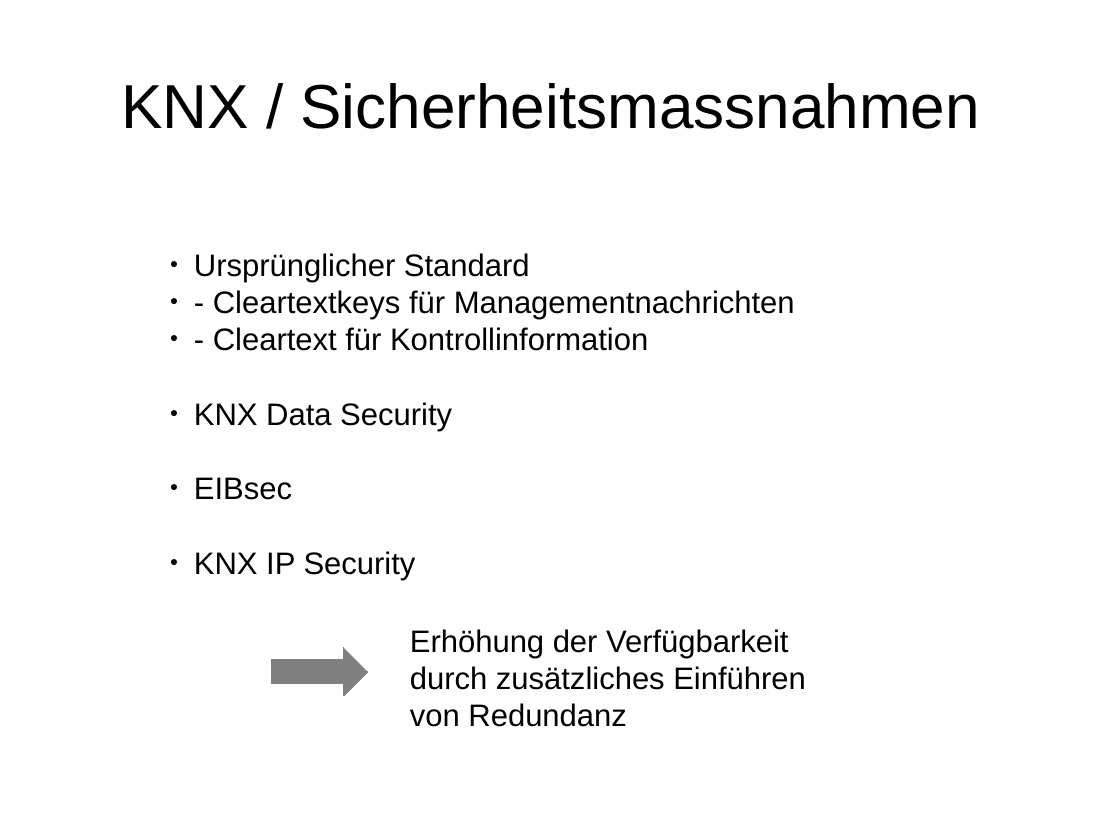
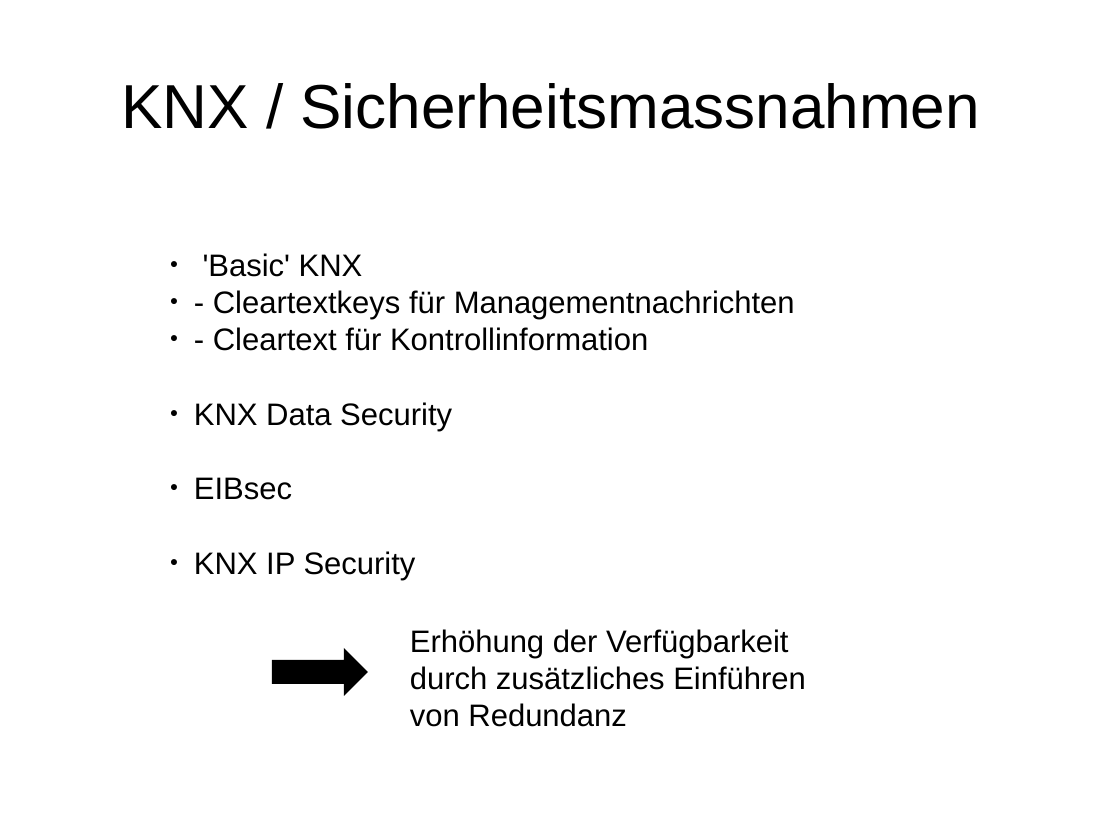
Before and after one commit to hglanzer/knxSec, a slide deck: slide 12 of Praesentation/KNX praesentation.odp. Drawn at 1120x840 pixels with LibreOffice and Linux fonts; fonts in the diff are those of the drawing; background and template pictures are left out. Boxes give left, top, right and bottom in pixels: in the first picture for what was removed or moved away, otherwise in the second. Text is boxed around its words. In the diff, an @@ line names an element or a change of style, - is before the commit and + after.

```diff
--- a/Praesentation/KNX praesentation.odp
+++ b/Praesentation/KNX praesentation.odp
@@ text at <box>203,253,363,277</box>: text changed @@
-● Ursprünglicher Standard
+● 'Basic' KNX
@@ right arrow at <box>272,648,368,696</box>: fill #000000 at 50% opacity to #000000; outline #808080 0 pt to none @@
```
Also in this commit, not shown: 13 other slides changed, 13 slides added, 4 slides removed, 33 other files.
